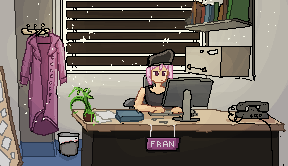
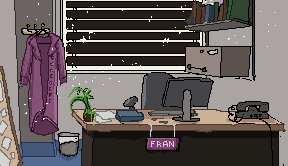
Layers edited between the first and the second 288 x 166 image:
hid "Layer 26" over [0, 0, 288, 157]
hid "Layer 25" over [39, 0, 253, 95]
added layer "Layer 29" above "Layer 28" over [128, 48, 183, 114]
